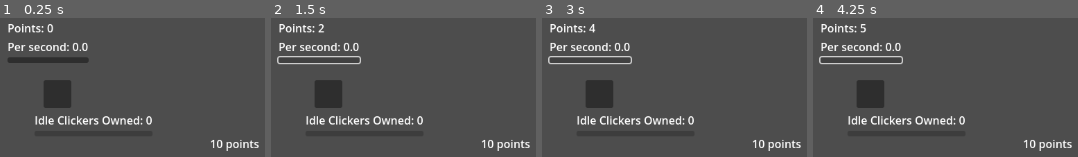
Above: before the commit, frames 1-4 (left to right).
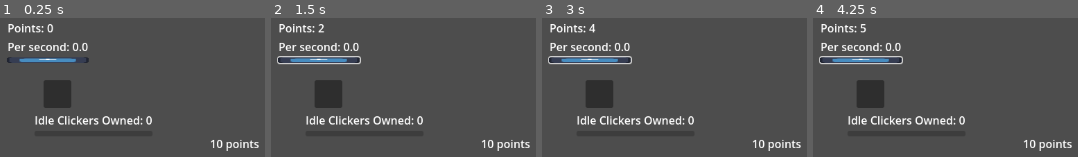
Above: after the commit, the same moments.

Repository: SamuelMTack/Push-Out-Games
Game: Godot game, scene res://node_2d.tscn
Two runs of this game, one before a commit and one after it. Both use one fixed random seed, a clock stepped at 60 frames per second and the inputs below. The engine's default icon, where the game draws it, is replaced by a stand-in: a white triangle on a blue panel in a dark square.
Inputs (mouse positions are in pixels of both pictures, inside the frame that each line leads up to):
- Up to frame 1 (0.25 s): no input
- Up to frame 2 (1.5 s): click (318, 59) at 0.5 s; click (318, 59) at 1.25 s
- Up to frame 3 (3 s): click (589, 59) at 2 s; tap Enter at 2.75 s
- Up to frame 4 (4.25 s): tap Space at 3.5 s

The runs differ from the first frame. In frame 1, 1.2% of the frame differs, in the area x 2-33%, y 28-33%; in frame 2, 0.8%; in frame 3, 0.8%; in frame 4, 0.8%.

Commit message:
Updated Sprite to Base Sprite

Diff:
--- a/claude-clicker-game/node_2d.tscn
+++ b/claude-clicker-game/node_2d.tscn
@@ -1,6 +1,7 @@
-[gd_scene load_steps=2 format=3 uid="uid://boycwgpu048yy"]
+[gd_scene load_steps=3 format=3 uid="uid://boycwgpu048yy"]
 
 [ext_resource type="Script" uid="uid://q7ri5gs0vl3l" path="res://node_2d.gd" id="1_wtcfe"]
+[ext_resource type="Texture2D" uid="uid://bqfwdwhkhne8x" path="res://icon.svg" id="2_0e48y"]
 
 [node name="Node2D" type="Control"]
 layout_mode = 3
@@ -29,6 +30,11 @@
 
 [node name="ClickButton" type="Button" parent="VBoxContainer"]
 layout_mode = 2
+
+[node name="Button Sprite" type="Sprite2D" parent="VBoxContainer/ClickButton"]
+position = Vector2(58, 3.999999)
+scale = Vector2(0.92187506, 0.062499985)
+texture = ExtResource("2_0e48y")
 
 [node name="ShopPanel" type="Panel" parent="."]
 layout_mode = 0
